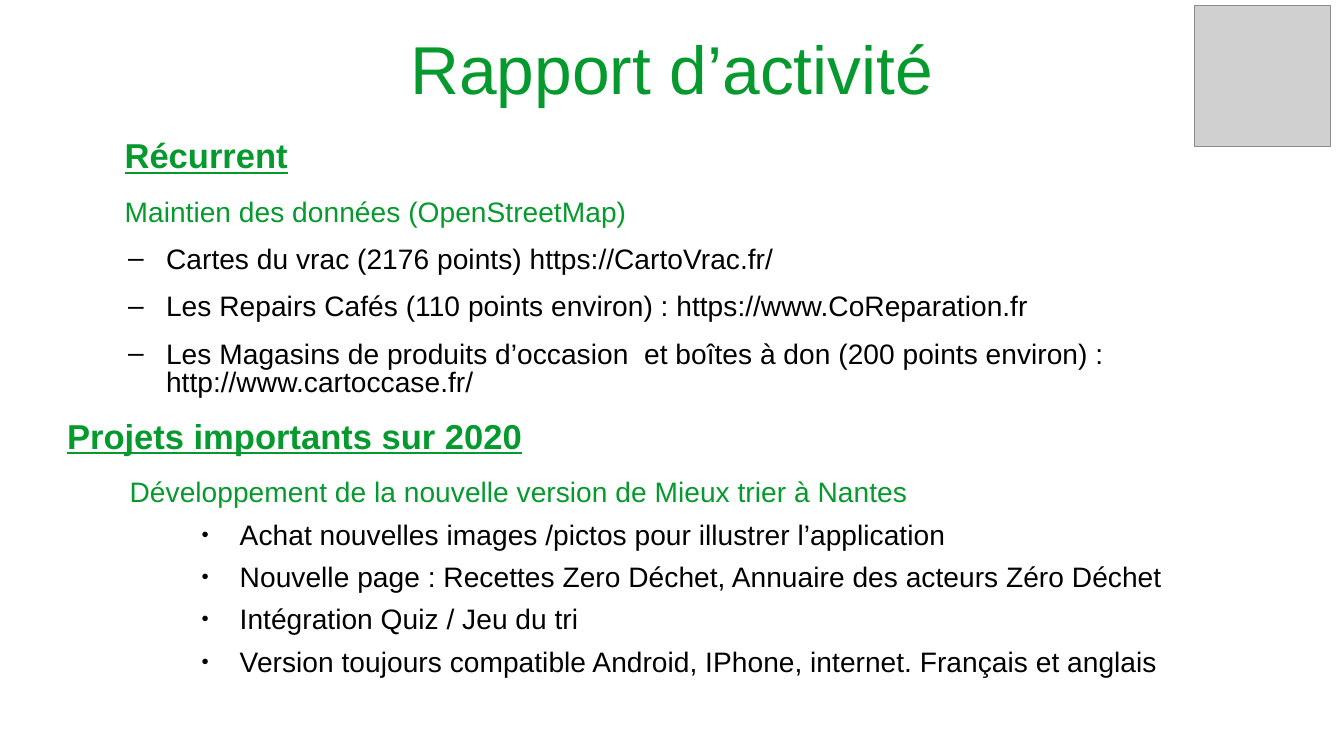
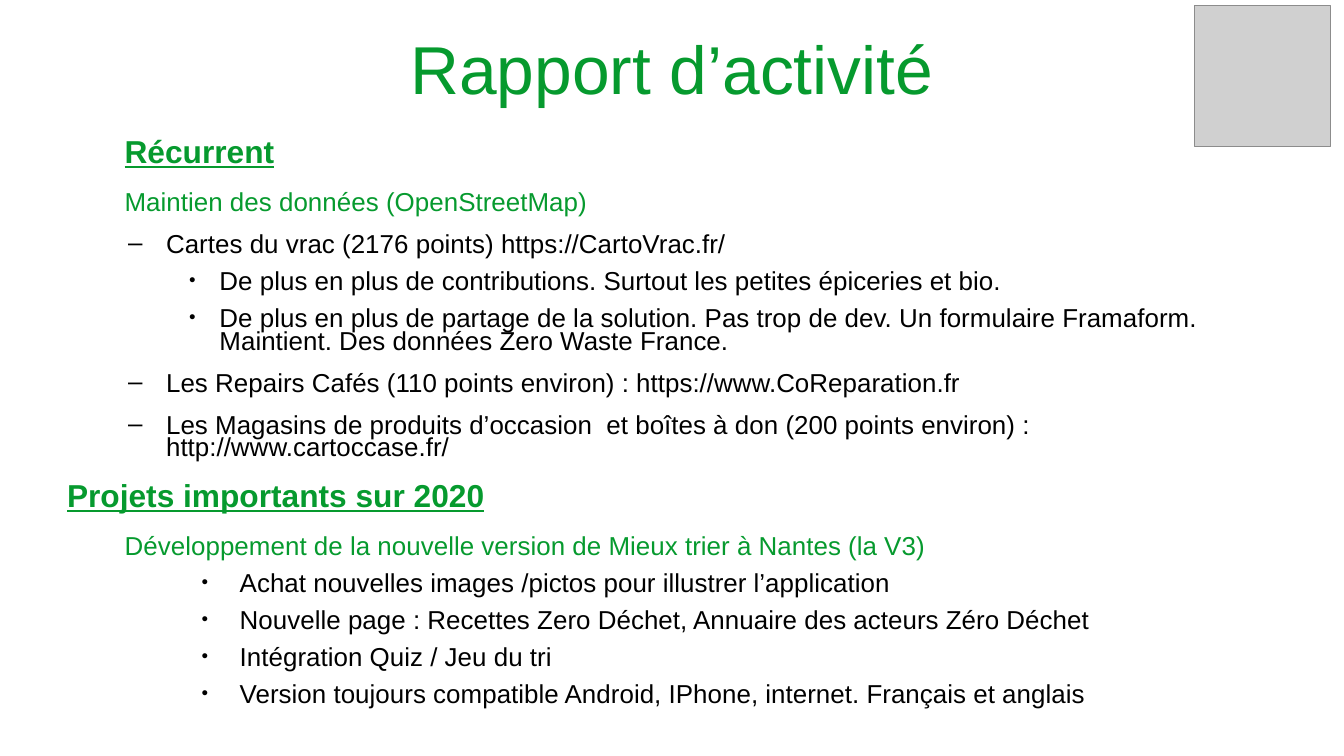
Before and after one commit to vivreanantes/VivreANantes_Complements, a slide deck: slide 4 of association/ag/MieuxTrierANantes_AGOrdinaire_2021.odp (slide 3 before the commit). Drawn at 1344x756 pixels with LibreOffice and Linux fonts; fonts in the diff are those of the drawing; grey boxes stand for pictures. Boxes give left, top, right and bottom in pixels: in the first picture for what was removed or moved away, otherwise in the second. Text is boxed around its words. In the diff, an @@ line names an element or a change of style, - is before the commit and + after.

```diff
--- a/association/ag/MieuxTrierANantes_AGOrdinaire_2021.odp
+++ b/association/ag/MieuxTrierANantes_AGOrdinaire_2021.odp
@@ text at [67,139,1088,672]: size 20.4 to 18.7 pt in "Récurrent", "Projets importants sur 2020"; size 16.6 to 15.3 pt in "Maintien des données (OpenStreetMap)", "Cartes du vrac (2176 points) https://CartoVrac.fr/", "Les Repairs Cafés (110 points environ) : ...", "Les Magasins de produits d’occasion et boîtes ..." and 4 more places; line spacing 0.83 to 0.73 @@
@@ text at [219,271,1196,351]: paragraphs added @@
+    ● De plus en plus de contributions. Surtout les petites épiceries et bio.
+    ● De plus en plus de partage de la solution. Pas trop de dev. Un formulaire Framaform. Maintient. Des données Zero Waste France.
@@ text at [125,536,924,561]: text changed; size 16.6 to 15.3 pt @@
-Développement de la nouvelle version de Mieux trier à Nantes
+Développement de la nouvelle version de Mieux trier à Nantes (la V3)
```
Also in this commit, not shown: 5 other slides changed, 4 slides added, 1 slide removed.
